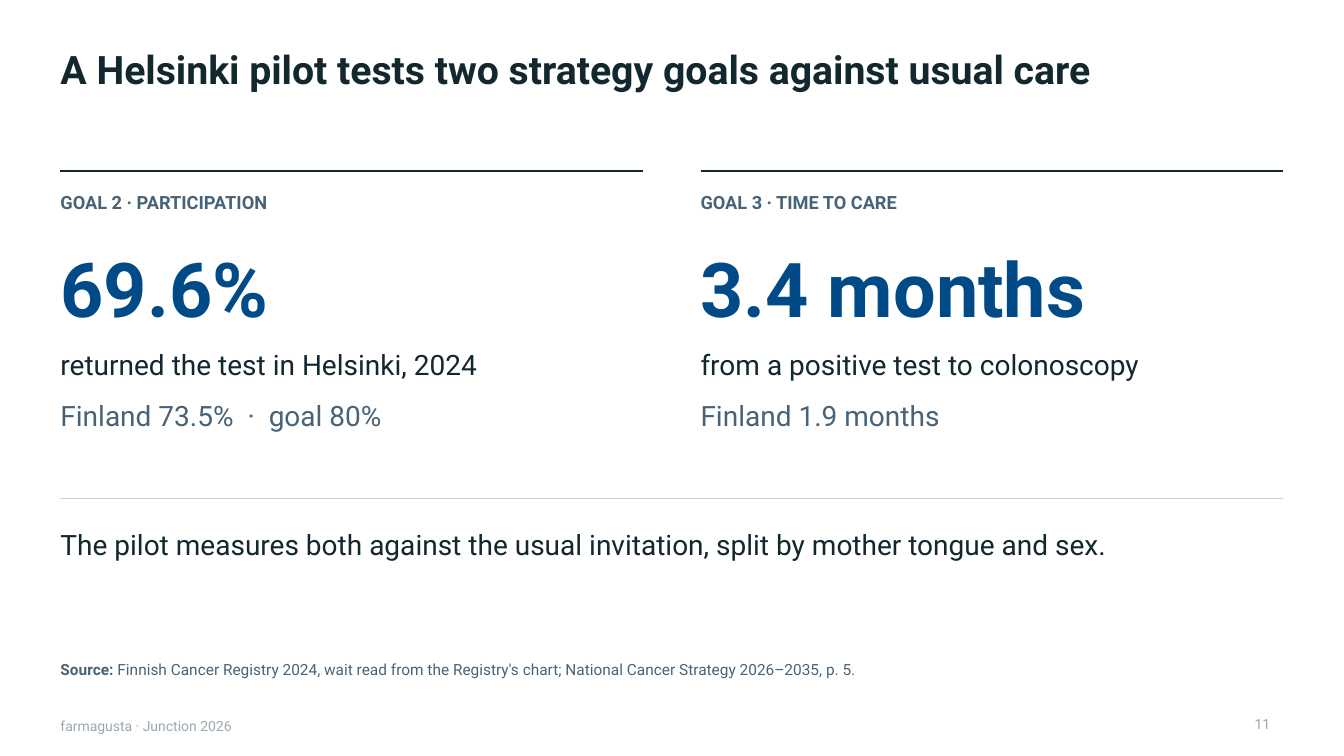
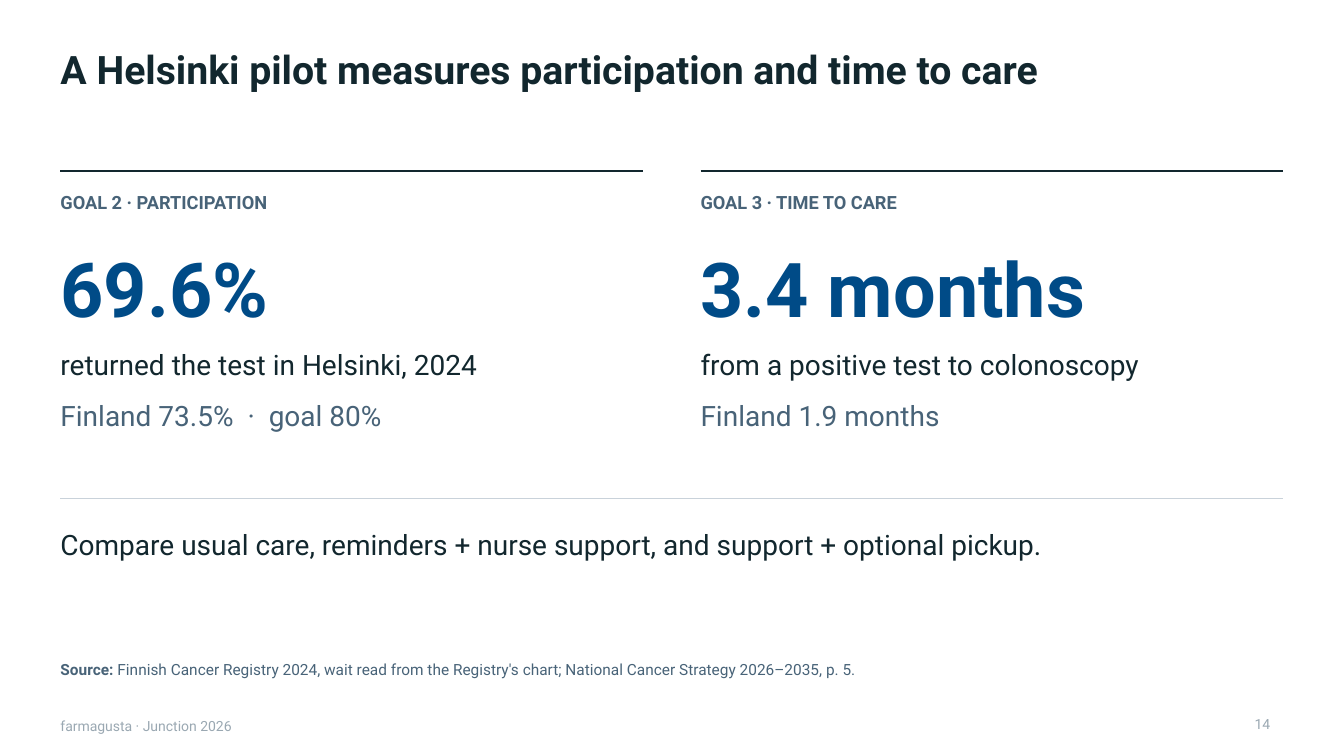
Before and after one commit to rromppanen/junction26, a slide deck: slide 14 of docs/pitch/farmagusta-screening-attendance.pptx (slide 11 before the commit). Drawn at 1344x756 pixels with LibreOffice and Linux fonts; fonts in the diff are those of the drawing. Boxes give left, top, right and bottom in pixels: in the first picture for what was removed or moved away, otherwise in the second. Text is boxed around its words. In the diff, an @@ line names an element or a change of style, - is before the commit and + after.

Commit message:
Clarify pickup value and add Starship fleet economics to pitch

```diff
--- a/docs/pitch/farmagusta-screening-attendance.pptx
+++ b/docs/pitch/farmagusta-screening-attendance.pptx
@@ title at box(60, 54, 1037, 92): text changed @@
-A Helsinki pilot tests two strategy goals against usual care
+A Helsinki pilot measures participation and time to care
@@ text at box(60, 534, 1041, 561): text changed @@
-The pilot measures both against the usual invitation, split by mother tongue and sex.
+Compare usual care, reminders + nurse support, and support + optional pickup.
@@ page number at box(1255, 719, 1271, 729): text changed @@
-11
+14
```
Also in this commit, not shown: 3 other slides changed, 4 slides added, 2 slides removed.
